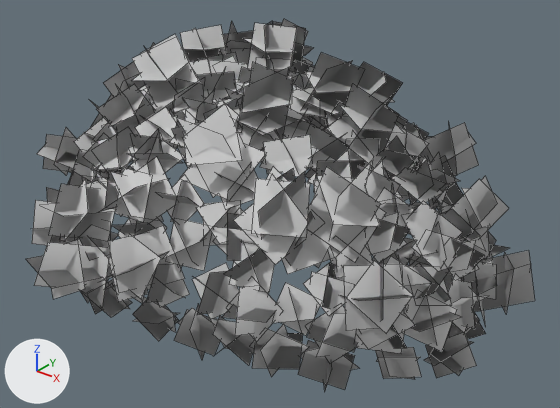
Renders of the FBX model Assets/Graph/Meshes/VEGETATION/Bushes/SM_bush_L_A_leaves.fbx from each side of a commit.
Rendered twice from a 50 mm camera at (57.51, 108.25, 4.03) aimed at (54.61, 111.87, 1.78). Lighting does not change. The marker at lower left points along +X, +Y and +Z. Mesh edges are drawn as thin lines. Where no turn or scale is listed for an object, it has been applied to the vertices.

Names of what the first picture shows: 'SM_bush_L_A_leaves'.
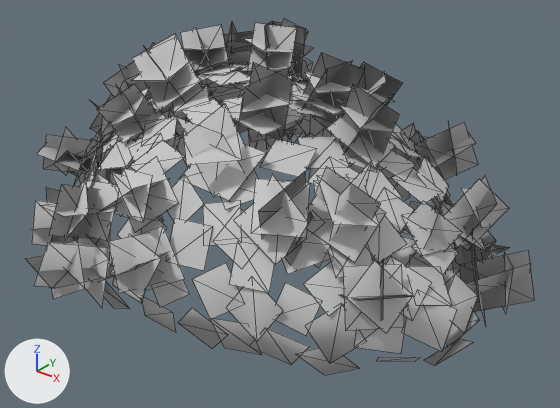
The newer file is also turned or shifted as a whole; pictures and numbers use the older file's frame.

What the commit changed:
me_mesh is used by ob_sm_bush_l_a_leaves; location (54.37, 111.811, 1.41).
me_mesh had 2376 vertices, 594 faces and spanned x -1.61..1.89, y -1.38..1.62, z -0.21..1.41.
me_mesh now has 1188 vertices, 594 faces and spans x -1.61..1.89, y -1.38..1.62, z -0.18..1.41.
me_mesh part 1: 297 loose pieces with 1188 vertices, spanning x -1.42..1.85, y -1.18..1.45, z -0.21..1.22, are deleted.
me_mesh part 2: the surface is now shaded flat.

Changed parts and their boxes (x1, y1, x2, y2) in the pictures (560 x 408 px):
'SM_bush_L_A_leaves', reshaped: before (26, 19, 535, 390); after (26, 19, 535, 375)
part 1 of me_mesh, deleted: before (59, 48, 497, 390)
